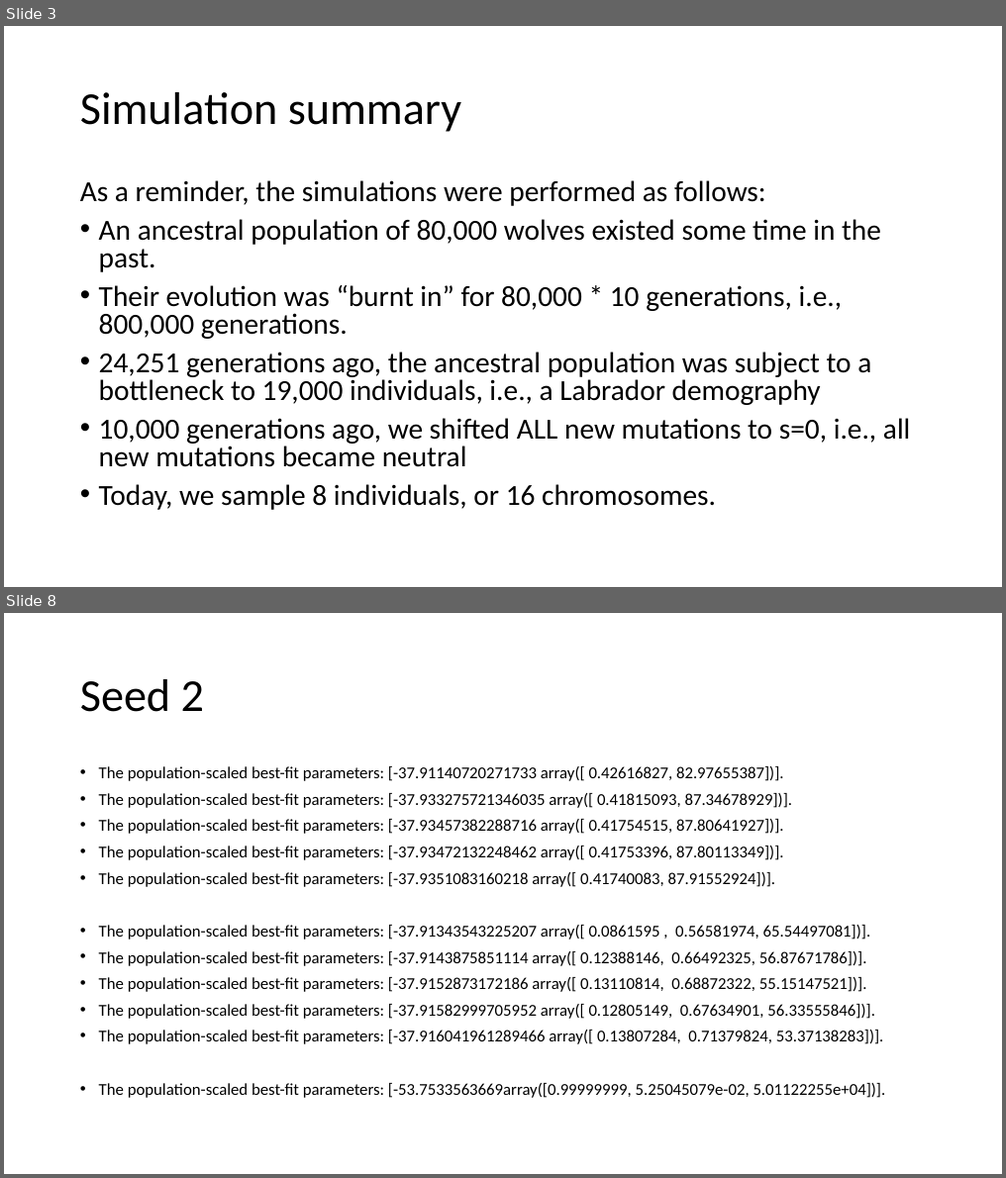
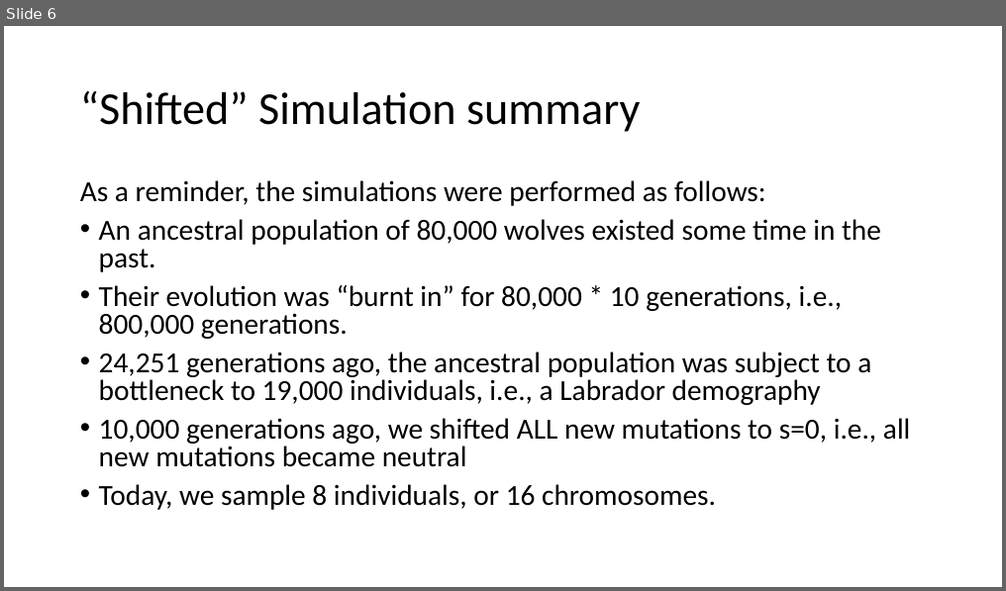
Before and after one commit to jon-mah/lohmueller_lab, a slide deck: 20200714/2020_07_28_dog_dfe_meeting.pptx. Shown one above the other, each under a label of ours: slides 3 and 8 before the commit, slide 6 after it; the slides between them are not shown. The pictures are 1006x1178 and 1006x591 pixels, drawn with LibreOffice and Linux fonts; fonts in the diff are those of the drawing. Boxes give left, top, right and bottom in pixels: in the first picture for what was removed or moved away, otherwise in the second. Text is boxed around its words. In the diff, an @@ line names an element or a change of style, - is before the commit and + after.

Commit message:
AW_time_neutral_shift simulations.

```diff
--- a/20200714/2020_07_28_dog_dfe_meeting.pptx
+++ b/20200714/2020_07_28_dog_dfe_meeting.pptx
@@ slide 8 removed at (x1=4, y1=613, x2=1002, y2=1174), background #FFFFFF @@
@@ title removed at (x1=80, y1=679, x2=204, y2=712) @@
-Seed 2
@@ text removed at (x1=99, y1=766, x2=886, y2=1098) @@
-• The population-scaled best-fit parameters: [-37.91140720271733 array([ 0.42616827, 82.97655387])].
-• The population-scaled best-fit parameters: [-37.933275721346035 array([ 0.41815093, 87.34678929])].
-• The population-scaled best-fit parameters: [-37.93457382288716 array([ 0.41754515, 87.80641927])].
-• The population-scaled best-fit parameters: [-37.93472132248462 array([ 0.41753396, 87.80113349])].
-• The population-scaled best-fit parameters: [-37.9351083160218 array([ 0.41740083, 87.91552924])].
-• The population-scaled best-fit parameters: [-37.91343543225207 array([ 0.0861595 , 0.56581974, 65.54497081])].
-• The population-scaled best-fit parameters: [-37.9143875851114 array([ 0.12388146, 0.66492325, 56.87671786])].
-• The population-scaled best-fit parameters: [-37.9152873172186 array([ 0.13110814, 0.68872322, 55.15147521])].
-• The population-scaled best-fit parameters: [-37.91582999705952 array([ 0.12805149, 0.67634901, 56.33555846])].
-• The population-scaled best-fit parameters: [-37.916041961289466 array([ 0.13807284, 0.71379824, 53.37138283])].
-• The population-scaled best-fit parameters: [-53.7533563669array([0.99999999, 5.25045079e-02, 5.01122255e+04])].
@@ what was slide 3 is now slide 6 @@
@@ slide 6 changed as well @@
@@ title at (x1=80, y1=91, x2=640, y2=132): text changed @@
-Simulation summary
+“Shifted” Simulation summary
```
Also in this commit, not shown: 2 other slides changed, 7 slides added, 19 other slides removed, 16 other files.
